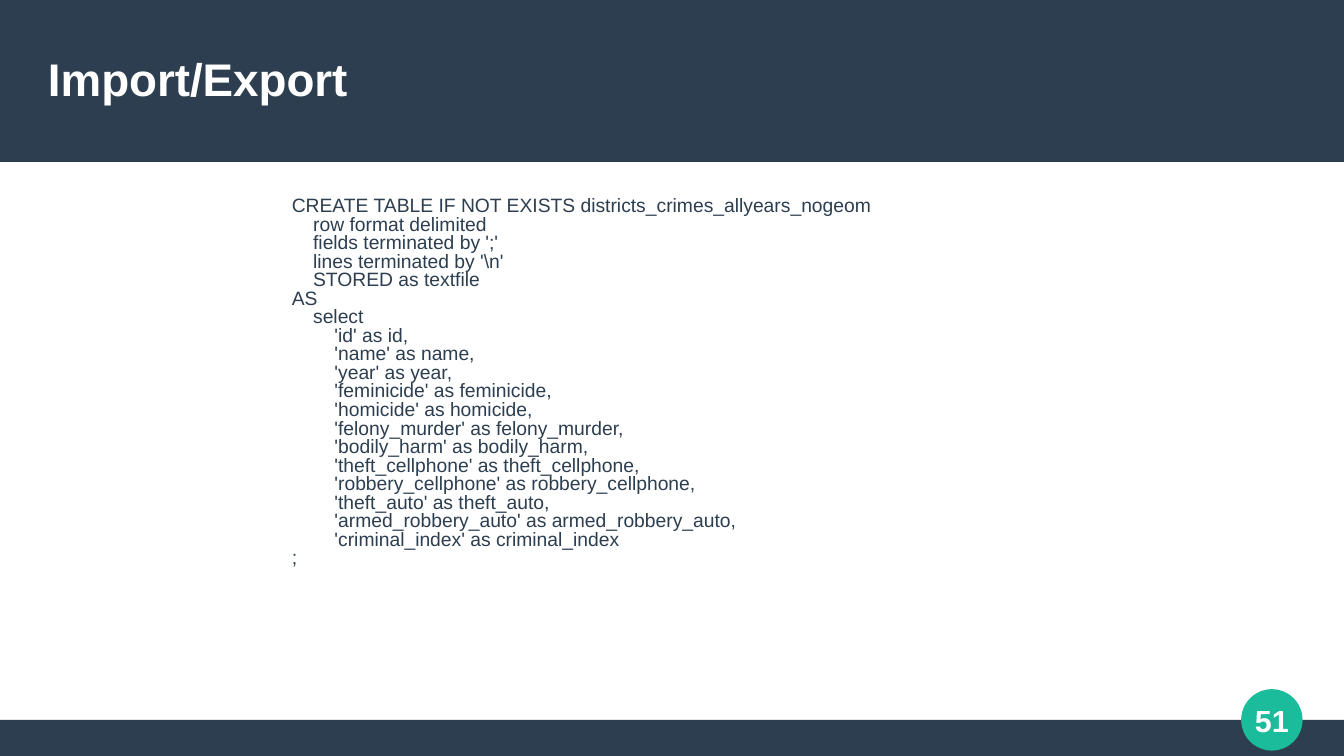
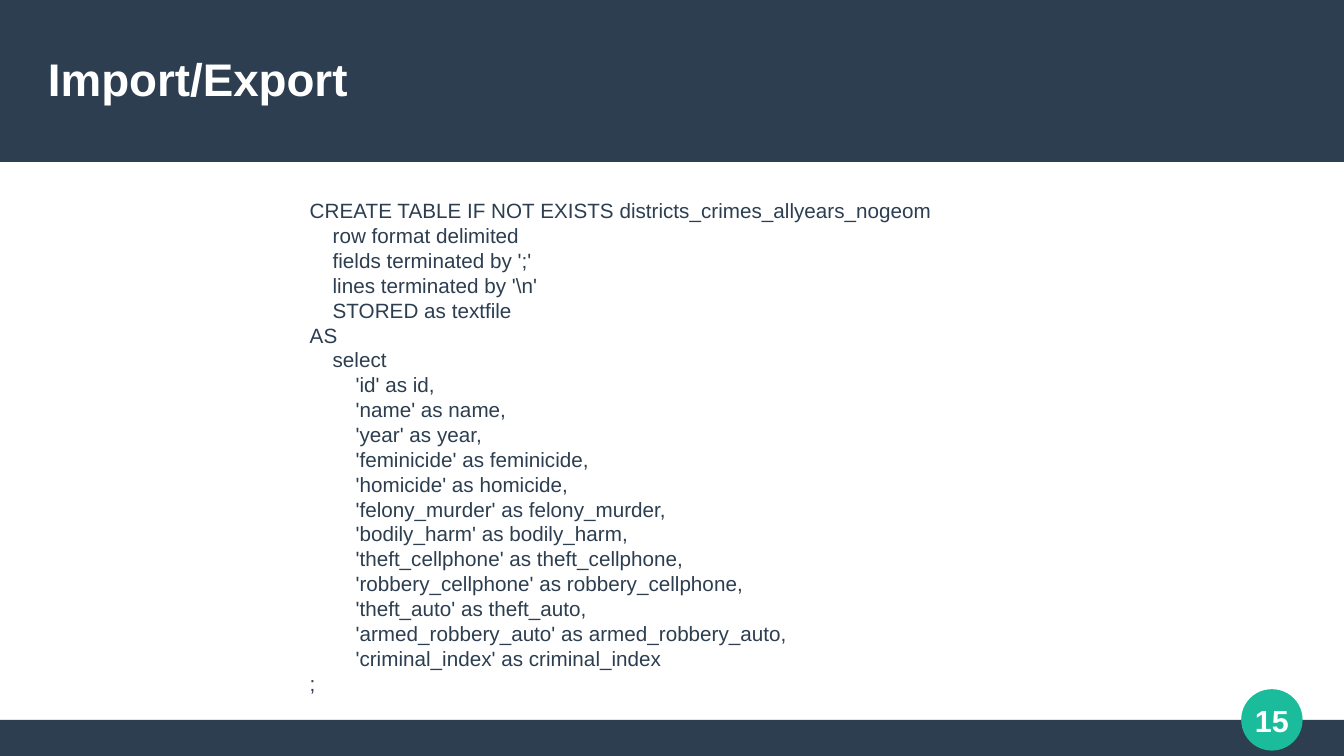
Before and after one commit to italoportinho/trabalho-egov-2024-1, a slide deck: slide 15 of trabalho-pratico/apresentacao_trabalho_pratico_EGOV_2024-1.pptx (slide 51 before the commit). Drawn at 1344x756 pixels with LibreOffice and Linux fonts; fonts in the diff are those of the drawing. Boxes give left, top, right and bottom in pixels: in the first picture for what was removed or moved away, otherwise in the second. Text is boxed around its words. In the diff, an @@ line names an element or a change of style, - is before the commit and + after.

```diff
--- a/trabalho-pratico/apresentacao_trabalho_pratico_EGOV_2024-1.pptx
+++ b/trabalho-pratico/apresentacao_trabalho_pratico_EGOV_2024-1.pptx
@@ text "CREATE TABLE IF NOT EXISTS ..." at [310,203,931,670]: size 11.4 to 12.2 pt; indent changed; line spacing 0.8 to 1 @@
@@ page number at [1255,711,1289,733]: text changed @@
-51
+15
```
Also in this commit, not shown: 6 other slides changed, 1 slide added, 36 slides removed, 3 other files.
